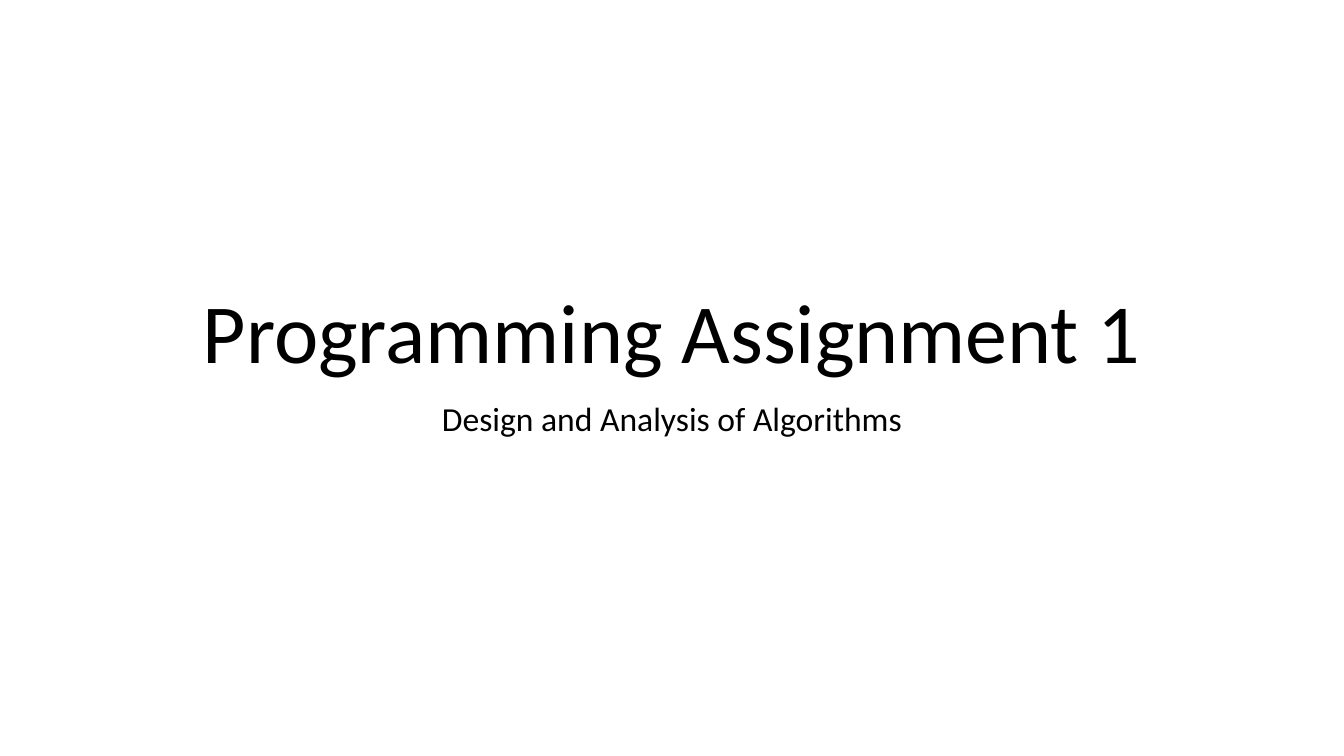
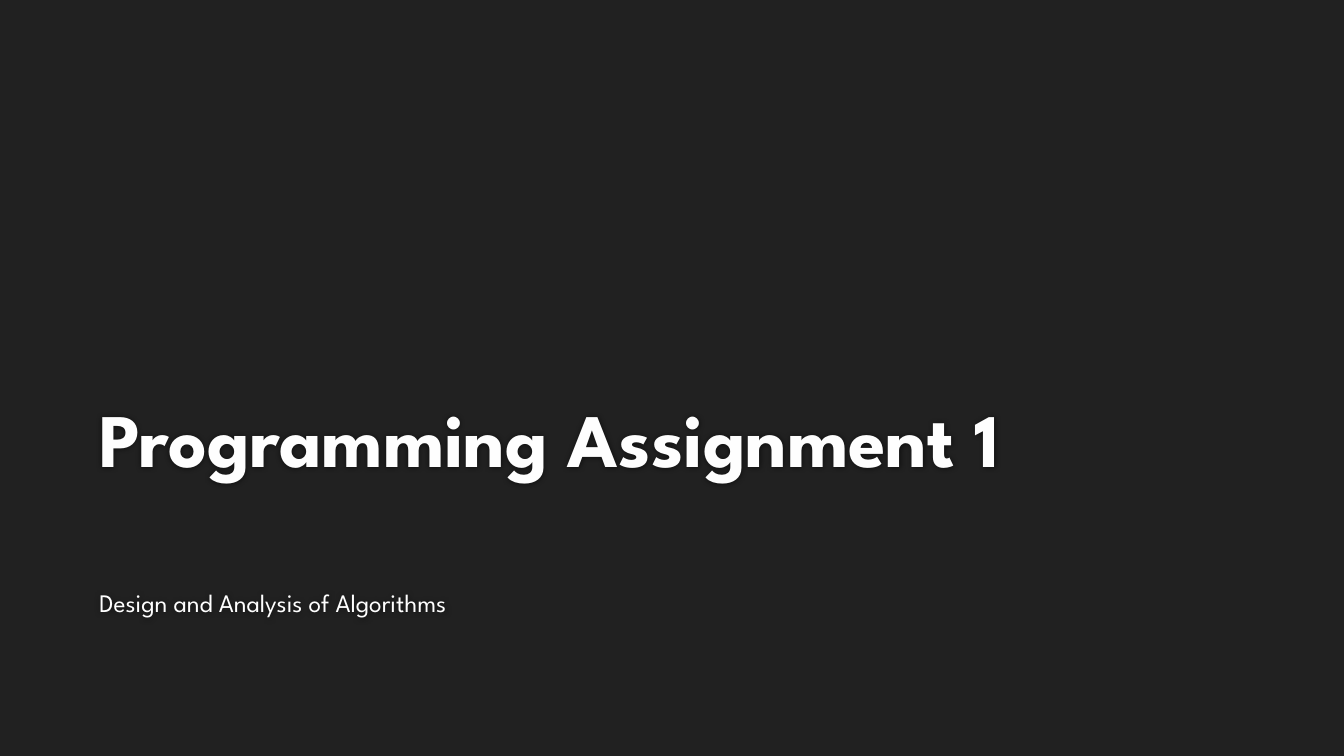
Before and after one commit to nishitmehta1/COT5405_DAA_GroupProgramming1, a slide deck: slide 1 of GP_Presentation.pptx. Drawn at 1344x756 pixels with LibreOffice and Linux fonts; fonts in the diff are those of the drawing; background and template pictures are left out. Boxes give left, top, right and bottom in pixels: in the first picture for what was removed or moved away, otherwise in the second. Text is boxed around its words. In the diff, an @@ line names an element or a change of style, - is before the commit and + after.

```diff
--- a/GP_Presentation.pptx
+++ b/GP_Presentation.pptx
@@ background #FFFFFF to #212121 @@
@@ title "Programming Assignment 1": place and size @@
-title "Programming Assignment 1" at (203,305,1141,378)
+title "Programming Assignment 1" at (99,416,1000,484)
@@ title "Programming Assignment 1" at (99,416,1000,484): size 60 to 54 pt, font Calibri to League Spartan, text colour #000000 to #FEFEFE, bold on; alignment centre to left; line spacing 0.9 to 1 @@
@@ subtitle "Design and Analysis of Algorithms": place and size @@
-subtitle "Design and Analysis of Algorithms" at (442,407,902,437)
+subtitle "Design and Analysis of Algorithms" at (99,594,447,618)
@@ subtitle "Design and Analysis of Algorithms" at (99,594,447,618): size 24 to 18 pt, font Calibri to League Spartan, text colour #000000 to #FFFFFF; alignment centre to left; line spacing 0.9 to 1 @@
```
Also in this commit, not shown: 12 other slides changed, 1 other file.
